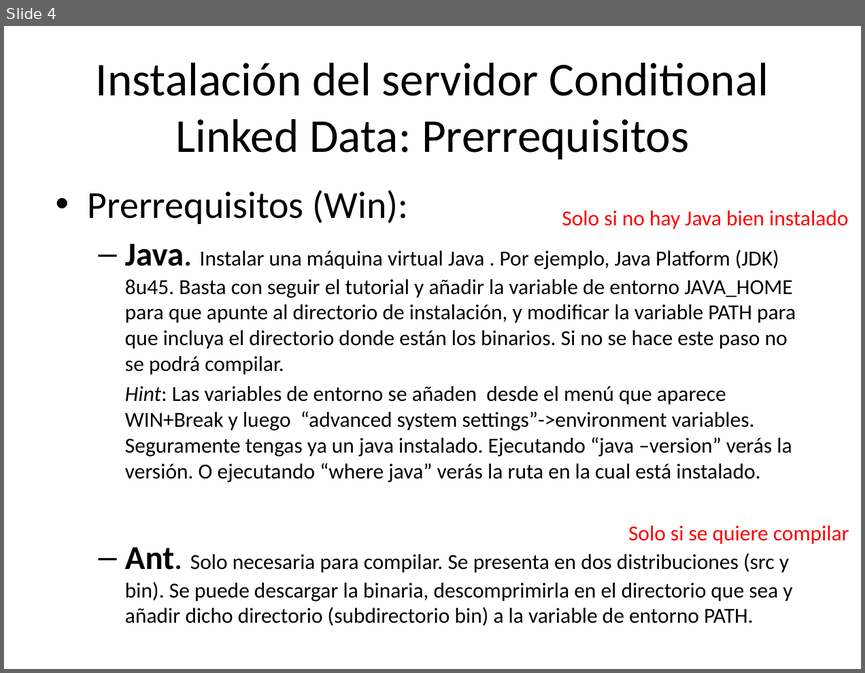
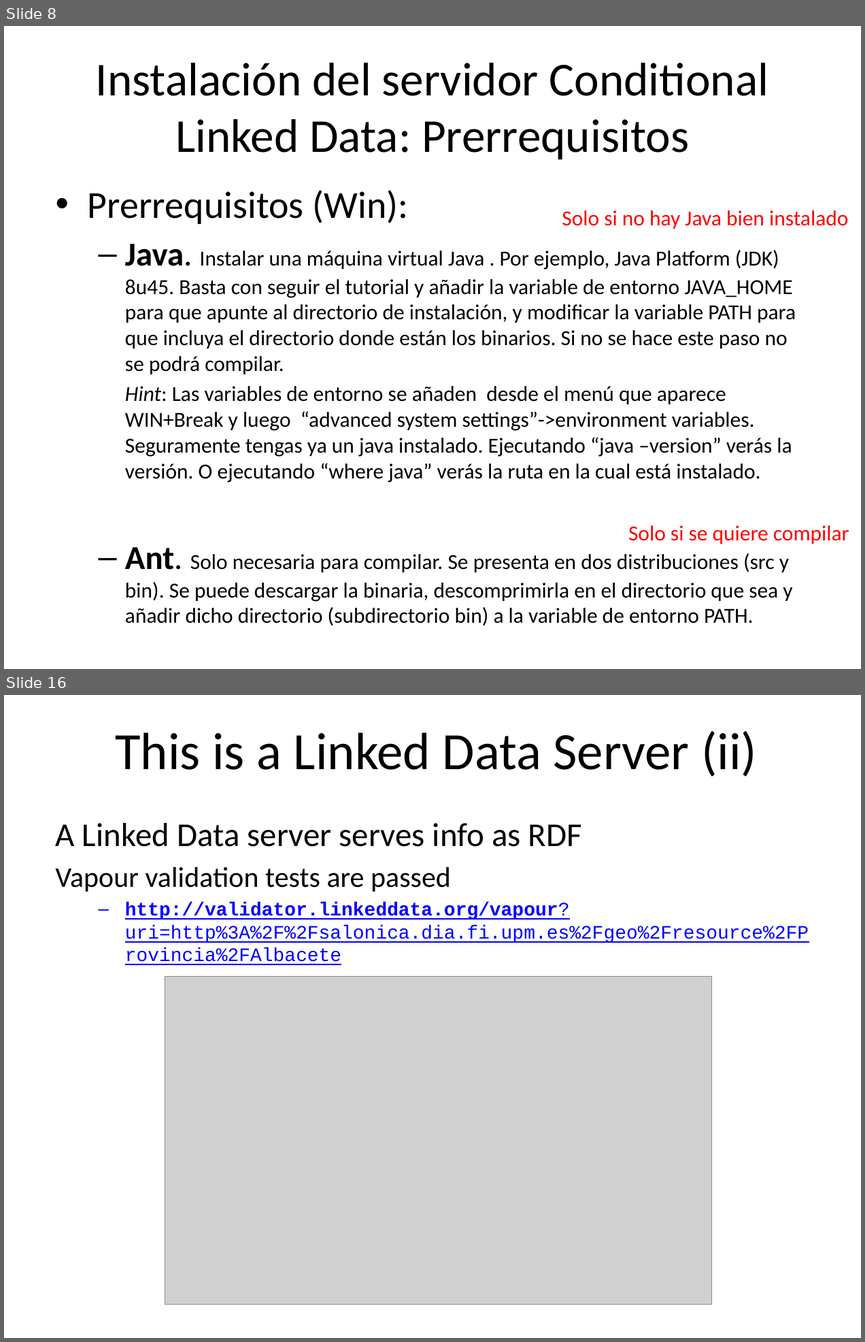
Before and after one commit to oeg-upm/licensius, a slide deck: doc/conditional.pptx. Shown one above the other, each under a label of ours: slide 4 before the commit, slides 8 and 16 after it; the slides between them are not shown. The pictures are 865x673 and 865x1342 pixels, drawn with LibreOffice and Linux fonts; fonts in the diff are those of the drawing; grey boxes stand for pictures. Boxes give left, top, right and bottom in pixels: in the first picture for what was removed or moved away, otherwise in the second. Text is boxed around its words. In the diff, an @@ line names an element or a change of style, - is before the commit and + after.

```diff
--- a/doc/conditional.pptx
+++ b/doc/conditional.pptx
@@ slide 16 added at [4, 695, 861, 1338], background #FFFFFF @@
@@ title added at [115, 731, 757, 777], 44 pt, text #000000 @@
+This is a Linked Data Server (ii)
@@ text added at [56, 823, 808, 965], 16 pt, text #0000FF, underline @@
+A Linked Data server serves info as RDF
+Vapour validation tests are passed
+  – http://validator.linkeddata.org/vapour?uri=http%3A%2F%2Fsalonica.dia.fi.upm.es%2Fgeo%2Fresource%2FProvincia%2FAlbacete
@@ picture added at [164, 976, 711, 1304] @@
@@ what was slide 4 is now slide 8 @@
```
Also in this commit, not shown: 4 slides changed, 16 other slides added, 1 slide removed, 4 other files.
